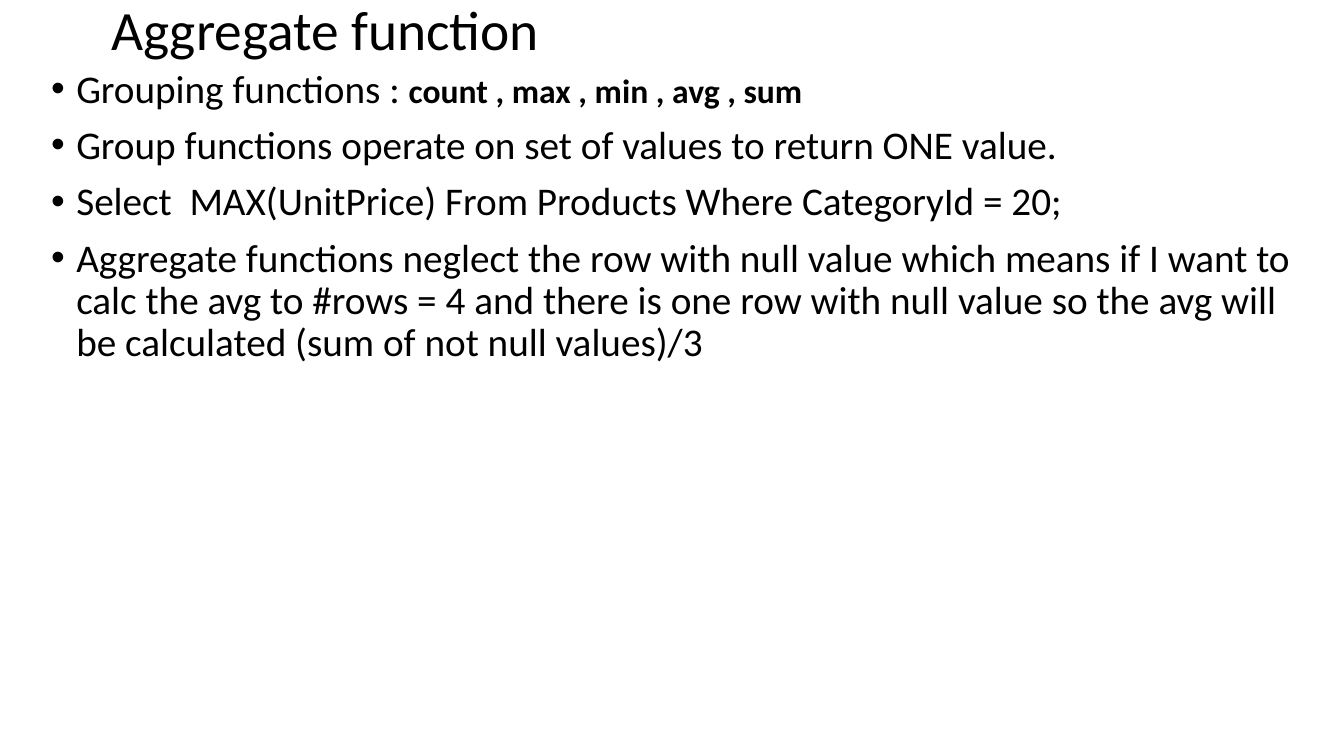
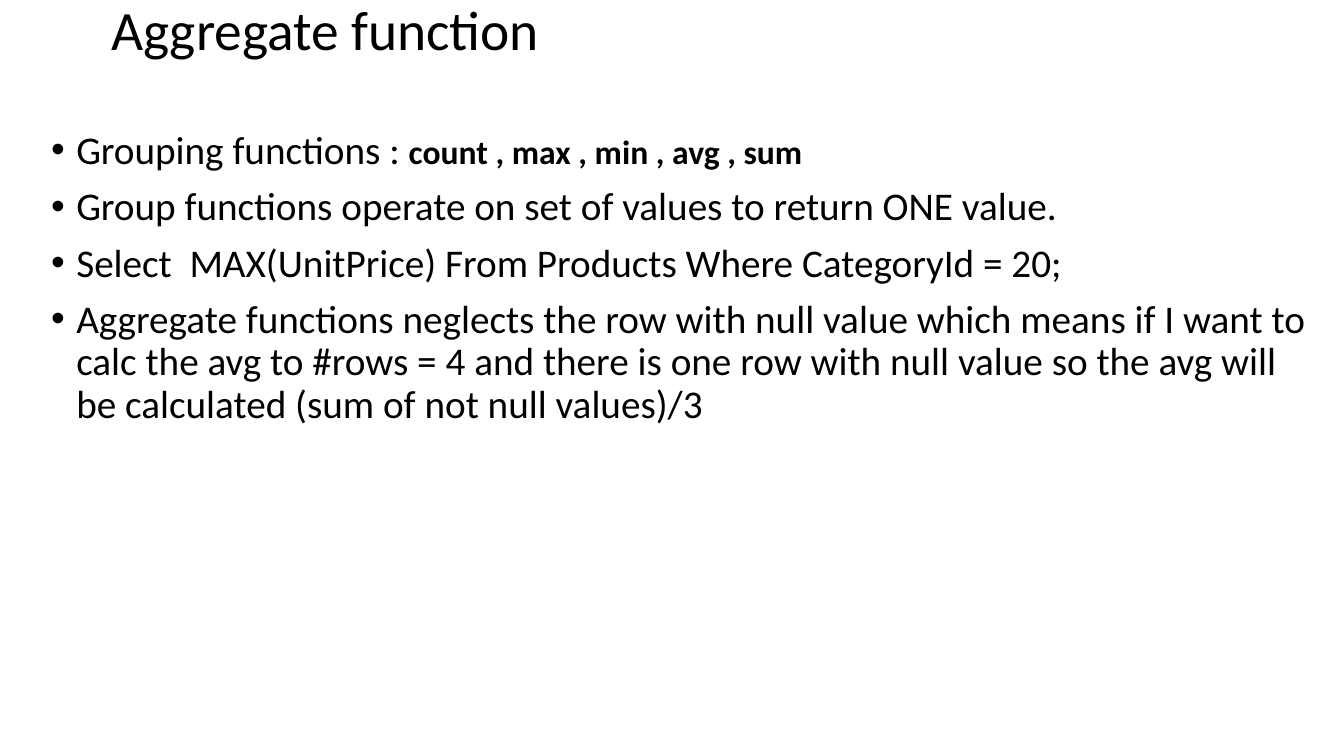
Before and after one commit to AhmedMohamedSamir1/Summary, a slide deck: slide 80 of DB.pptx (slide 79 before the commit). Drawn at 1344x756 pixels with LibreOffice and Linux fonts; fonts in the diff are those of the drawing. Boxes give left, top, right and bottom in pixels: in the first picture for what was removed or moved away, otherwise in the second. Text is boxed around its words. In the diff, an @@ line names an element or a change of style, - is before the commit and + after.

```diff
--- a/DB.pptx
+++ b/DB.pptx
@@ text "Grouping functions : count , ...": place and size @@
-text "Grouping functions : count , ..." at box(76, 76, 1289, 362)
+text "Grouping functions : count , ..." at box(76, 137, 1305, 424)
@@ text at box(76, 305, 1305, 424): text changed @@
-• Aggregate functions neglect the row with null value which means if I want to calc the avg to #rows = 4 and there is one row with null value so the avg will be calculated (sum of not null values)/3
+• Aggregate functions neglects the row with null value which means if I want to calc the avg to #rows = 4 and there is one row with null value so the avg will be calculated (sum of not null values)/3
```
Also in this commit, not shown: 5 other slides changed, 8 slides added, 7 other files.
